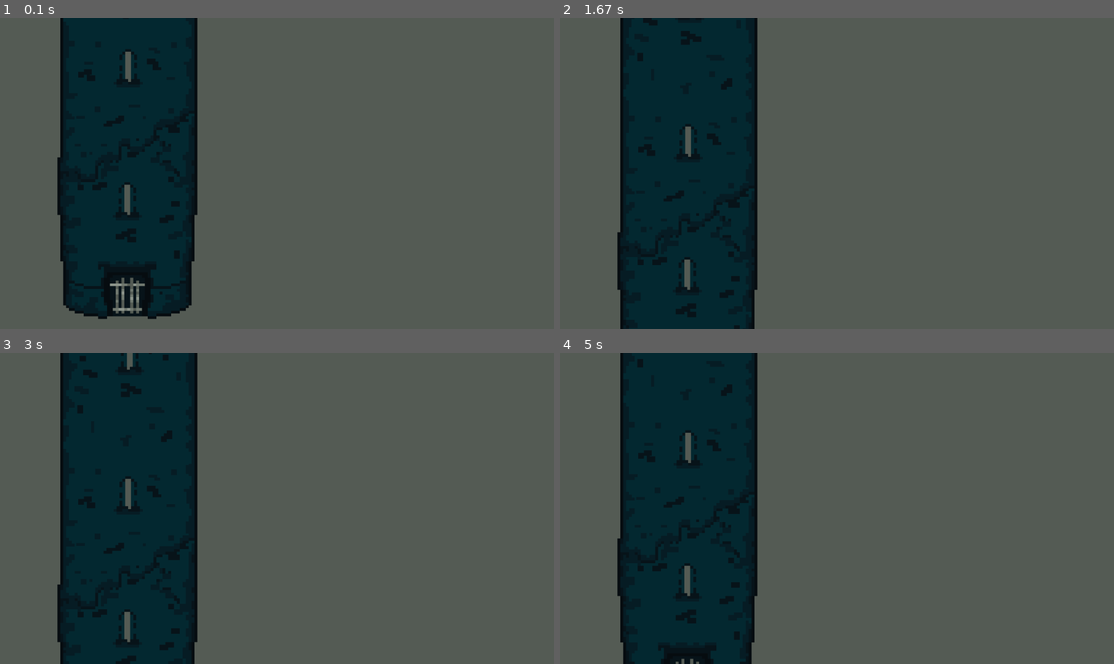
Above: before the commit, frames 1-4 (two rows, left to right).
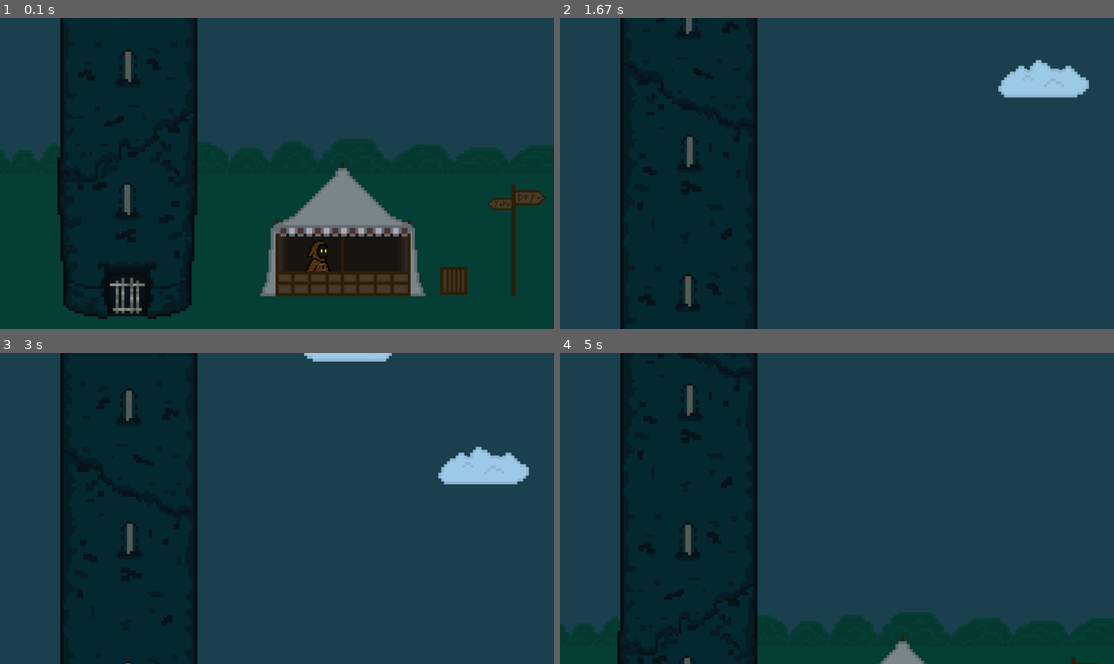
Above: after the commit, the same moments.

Repository: alexeyumatov/pygame_project
Game: pygame game, started from src/test.py
The game is run twice, just before and just after one commit, with the same random seed, the same clock (stepped at 60 frames per second) and the same inputs.
Inputs:
- Up to frame 1 (0.1 s): no input
- Up to frame 2 (1.67 s): hold Up 0.33-0.8 s; hold Down 0.83-1.13 s; hold Up 1.17-1.53 s; hold Down from 1.57 s (still down)
- Up to frame 3 (3 s): release Down at 1.93 s; hold Up 1.97-2.27 s; hold Down 2.3-2.6 s; hold Up from 2.63 s (still down)
- Up to frame 4 (5 s): release Up at 3 s; hold Down 3.03-3.4 s; hold Up 3.43-3.73 s; hold Down 3.77-4.07 s; hold Up 4.1-4.47 s; hold Down 4.5-4.87 s; hold Up from 4.9 s (still down)

The runs differ from the first frame. In frame 1, 76% of the frame differs, in the area x 0-100%, y 0-100%; in frame 2, 76%; in frame 3, 76%; in frame 4, 76%.

Commit message:
database + coins

Diff:
--- a/src/data/levels/level_1.txt
+++ b/src/data/levels/level_1.txt
@@ -19,6 +19,6 @@
 $......|:""""""""""";......../
 $......|...................../
 $......|...................../
-$......|...................../
+$......|......^.....^......../
 [____________________________]
 ++++++++++++++++++++++++++++++
--- /dev/null
+++ b/src/db_functions.py
@@ -0,0 +1,18 @@
+import sqlite3
+
+
+conn = sqlite3.connect('database/gameconfig.db')
+cursor = conn.cursor()
+
+
+def coins_select(player_id):
+    res = cursor.execute("""SELECT coins_amount FROM player_stats WHERE id = ?""", (player_id, )).fetchall()
+    print(res)
+    return res[0]
+
+
+def coins_update(player_id):
+    cursor.execute("""UPDATE player_stats
+                    SET coins_amount = coins_amount + 1
+                    WHERE id = ?""", (player_id, ))
+    conn.commit()
--- a/src/groups.py
+++ b/src/groups.py
@@ -5,4 +5,5 @@
 walls_group = pygame.sprite.Group()
 floor_group = pygame.sprite.Group()
 ladder_group = pygame.sprite.Group()
+coins_group = pygame.sprite.Group()
 bullets = pygame.sprite.Group()
--- a/src/level_choose.py
+++ b/src/level_choose.py
@@ -1,4 +1,3 @@
-import pygame
 from config import *
 
 pygame.init()
--- a/src/location.py
+++ b/src/location.py
@@ -1,6 +1,7 @@
 import pygame
 from functions import load_image
-from groups import all_sprites, tiles_group, ladder_group, walls_group, floor_group
+from groups import *
+from objects import Coin
 
 
 tile_images = {
@@ -67,6 +68,8 @@
                 Tile('main_left_exit', x, y, all_sprites, tiles_group)
             elif level_map[y][x] == '&':
                 Tile('main_right_exit', x, y, all_sprites, tiles_group)
+            elif level_map[y][x] == '^':
+                Coin(x, y, all_sprites, coins_group)
     return x, y
 
 
--- a/src/main.py
+++ b/src/main.py
@@ -3,7 +3,7 @@
 import mediapipe as mp
 import cv2
 from pygame.math import Vector2
-from groups import all_sprites, tiles_group, walls_group, ladder_group, floor_group
+from groups import all_sprites, ladder_group, floor_group
 from functions import load_image, load_level, display_buttons
 from location import draw_location
 from camera import Camera, camera_func
--- a/src/objects.py
+++ b/src/objects.py
@@ -45,3 +45,14 @@
                 return 'killed'
         else:
             return 'alive'
+
+
+class Coin(pygame.sprite.Sprite):
+    image = load_image("objects/coin/coin.png", -1)
+
+    def __init__(self, pos_x, pos_y, *groups):
+        super(Coin, self).__init__(*groups)
+        self.image = Coin.image
+        width, height = 50, 75
+        self.image = pygame.transform.scale(self.image, (width, height))
+        self.rect = self.image.get_rect().move(pos_x * 128, 128 * pos_y)
--- a/src/player_config.py
+++ b/src/player_config.py
@@ -1,7 +1,8 @@
 import pygame
 from functions import load_image, flip
-from groups import all_sprites, bullets, walls_group, tiles_group
+from groups import all_sprites, bullets, walls_group, tiles_group, coins_group
 from objects import Bullet
+from src.db_functions import coins_update
 
 g = 10
 
@@ -169,6 +170,9 @@
                     self.OnGround = True
                     self.vely = 0
                     self.inJump = False
+
+        if pygame.sprite.spritecollide(self, coins_group, True):
+            coins_update(1)
 
         if self.inJump:
             self.vely -= 2
--- a/src/test.py
+++ b/src/test.py
@@ -18,7 +18,7 @@
 
     screen = pygame.display.set_mode((1920, 1080), pygame.FULLSCREEN | pygame.SCALED)
 
-    bg = pygame.image.load("level_choose.png")
+    bg = pygame.image.load("data/Menu/level_choose/level_choose.png")
     bg_rect = bg.get_rect()
     bg_rect[1] = -2100
     screen.blit(bg, bg_rect)
@@ -36,9 +36,9 @@
 
         # handle scrolling
         if pressed[pygame.K_UP]:
-            scrollY(screen, bg, bg_rect, 10)
+            scrollY(screen, bg, bg_rect, 30)
         elif pressed[pygame.K_DOWN]:
-            scrollY(screen, bg, bg_rect, -10)
+            scrollY(screen, bg, bg_rect, -30)
         elif pressed[pygame.K_q]:
             break
 
Binary file added: src/data/objects/coin/coin.png
Binary file added: src/database/gameconfig.db
Not shown, added: src/gameconfig.db
Binary file removed: src/level_choose.png
